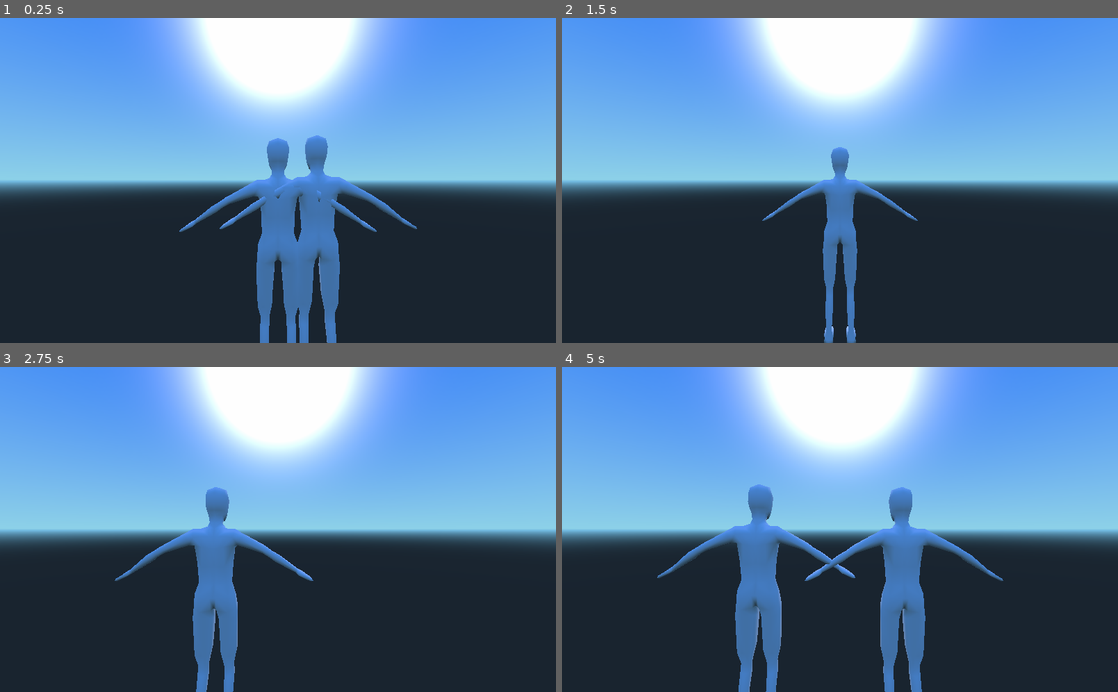
Above: before the commit, frames 1-4 (two rows, left to right).
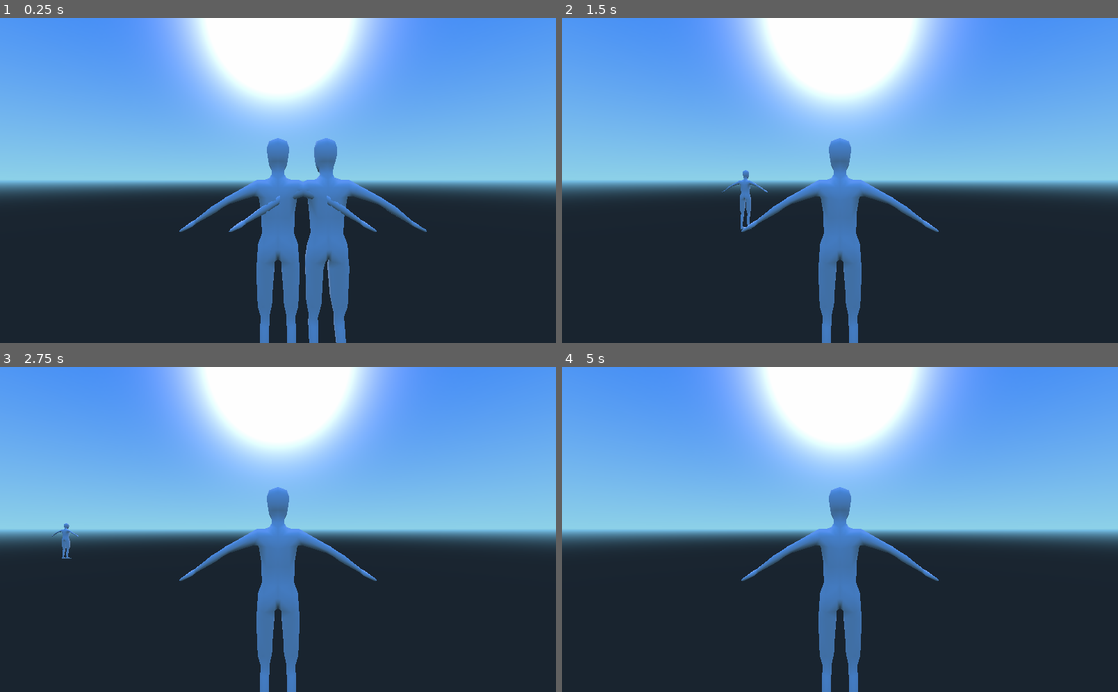
Above: after the commit, the same moments.

Repository: ostoru/gdl-jam
Game: Godot game, scene res://scenes/main.tscn
The game is run twice, just before and just after one commit, with the same random seed, the same clock (stepped at 60 frames per second) and the same inputs.
Inputs (mouse positions are in pixels of both pictures, inside the frame that each line leads up to):
- Up to frame 1 (0.25 s): no input
- Up to frame 2 (1.5 s): move the mouse to (962, 164) at 0.52 s; hold D (move_right) 0.53-1.28 s; move the mouse to (728, 196) at 1.27 s; hold S (move_backwards) from 1.28 s (still down)
- Up to frame 3 (2.75 s): move the mouse to (333, 458) at 2.02 s; release S (move_backwards) at 2.03 s; hold D (move_right) from 2.03 s (still down)
- Up to frame 4 (5 s): move the mouse to (812, 594) at 2.77 s; release D (move_right) at 2.78 s; hold W (move_forward) 2.78-3.53 s; move the mouse to (1006, 578) at 3.52 s; hold A (move_left) from 3.53 s (still down); tap Enter at 4.25 s; move the mouse to (673, 480) at 4.27 s

The runs differ from the first frame. In frame 1, 3.6% of the frame differs, in the area x 39-77%, y 36-100%; in frame 2, 2.1%; in frame 3, 8.0%; in frame 4, 12%, in the area x 17-80%, y 36-100%.

Commit message:
movement (betterly) done

Diff:
--- a/game/scenes/characters/human.gd
+++ b/game/scenes/characters/human.gd
@@ -3,34 +3,44 @@
 func _ready():
 	if active:
 		set_process_input(true)
+		Input.set_mouse_mode(Input.MOUSE_MODE_CAPTURED)
 	pass
 
-
+var mouse_relative_pos = Vector2()
 func _input(event):
 	if event is InputEventMouseMotion:
-		pass
+		mouse_relative_pos += event.relative
 
 var offset_distance = 0
+var sensitivity = .3
 func _physics_process(delta):
-	var yaw_offset = Vector3()
-	if Input.is_action_pressed("move_left"):
-		yaw_offset.x = 1
-		offset_distance += .001
-	elif Input.is_action_pressed("move_right"):
-		yaw_offset.x = -1
-		offset_distance += .001
-	else:
-		offset_distance -= .0004
-	if Input.is_action_pressed("move_forward"):
-		yaw_offset.z = 1
-		offset_distance += .001
-	elif Input.is_action_pressed("move_backwards"):
-		yaw_offset.z = -1
-		offset_distance += .001
-	else:
-		offset_distance -= .0004
-	offset_distance = max(.5,min(.1,offset_distance))
-	yaw_offset = yaw_offset.normalized()
-	$yaw/pitch.set_translation(($yaw.get_translation() - yaw_offset) * offset_distance)
 	if active:
-		set_translation($".".get_global_transform().origin + (($".".get_global_transform().origin - $yaw/pitch.get_global_transform().origin).normalized() * offset_distance))
+		$yaw.rotate_y( -mouse_relative_pos.x * sensitivity * delta)
+		$yaw/pitch.rotate_x(mouse_relative_pos.y * sensitivity * delta)
+		mouse_relative_pos = Vector2()
+
+		var yaw_offset = Vector3()
+		if Input.is_action_pressed("move_left"):
+			yaw_offset.x = 1
+			offset_distance += .001
+		elif Input.is_action_pressed("move_right"):
+			yaw_offset.x = -1
+			offset_distance += .001
+		else:
+			offset_distance -= .0004
+		if Input.is_action_pressed("move_forward"):
+			yaw_offset.z = 1
+			offset_distance += .001
+		elif Input.is_action_pressed("move_backwards"):
+			yaw_offset.z = -1
+			offset_distance += .001
+		else:
+			offset_distance -= .0004
+		offset_distance = max(.5,min(.1,offset_distance))
+		yaw_offset = yaw_offset.normalized()
+		$yaw/pitch.set_translation(($yaw.get_translation() - yaw_offset) * offset_distance)
+
+		var test = ($".".get_global_transform().origin - $yaw/pitch.get_global_transform().origin).normalized() * delta * offset_distance * 1000
+		test.y = 0
+		linear_velocity = test
+		print(linear_velocity)
